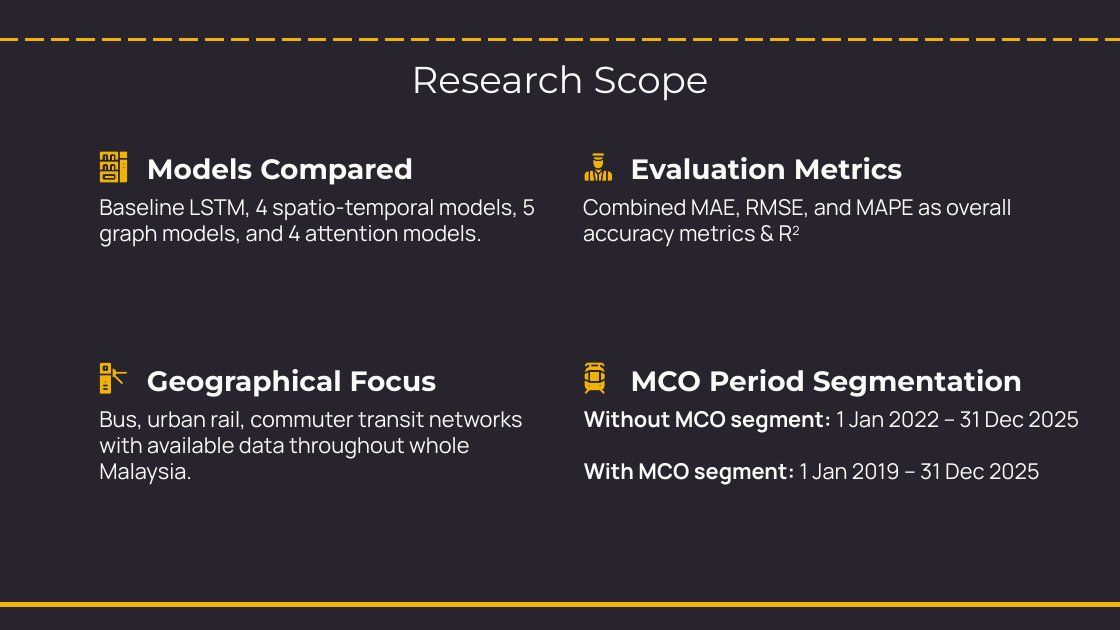
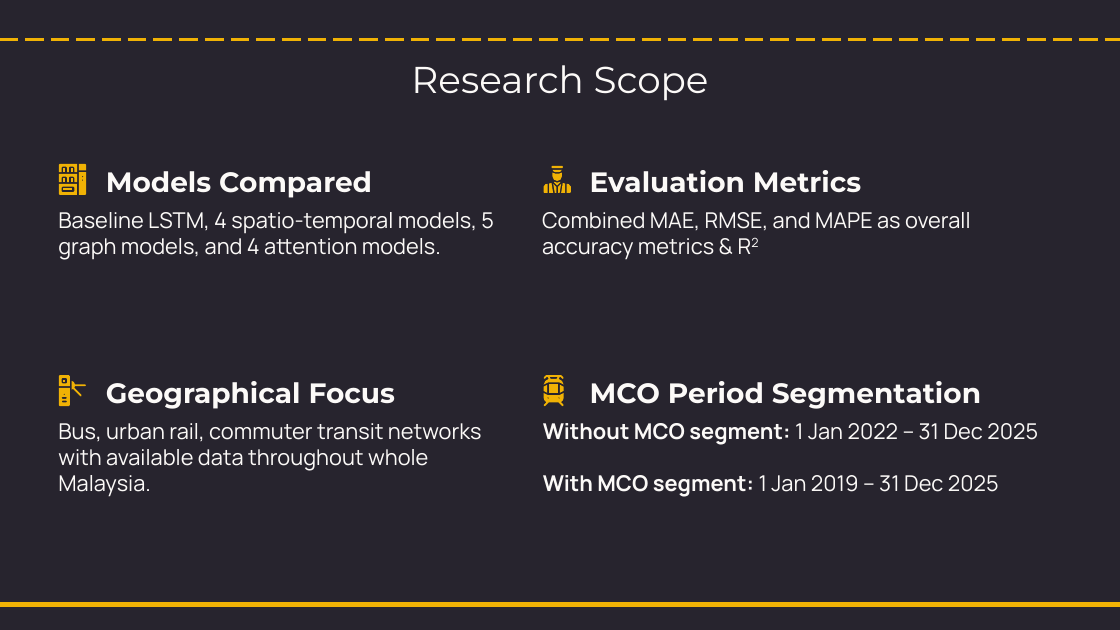
Before and after one commit to NightfuryEquinn/Ridership, a slide deck: slide 15 of docs/24202141_yipzixian_p1_presentation_revised.pptx. Drawn at 1120x630 pixels with LibreOffice and Linux fonts; fonts in the diff are those of the drawing. Boxes give left, top, right and bottom in pixels: in the first picture for what was removed or moved away, otherwise in the second. Text is boxed around its words. In the diff, an @@ line names an element or a change of style, - is before the commit and + after.

```diff
--- a/docs/24202141_yipzixian_p1_presentation_revised.pptx
+++ b/docs/24202141_yipzixian_p1_presentation_revised.pptx
@@ 15 freeform shapes, 4 subtitles: place and size @@
-15 freeform shapes, 4 subtitles at (99,156,1012,394)
+15 freeform shapes, 4 subtitles at (58,168,971,407)
@@ 14 freeform shapes, 4 subtitles: place and size @@
-14 freeform shapes, 4 subtitles at (99,151,1079,485)
+14 freeform shapes, 4 subtitles at (58,164,1038,497)
```
Also in this commit, not shown: 4 other slides changed, 2 slides added, 2 slides removed, 19 other files.
